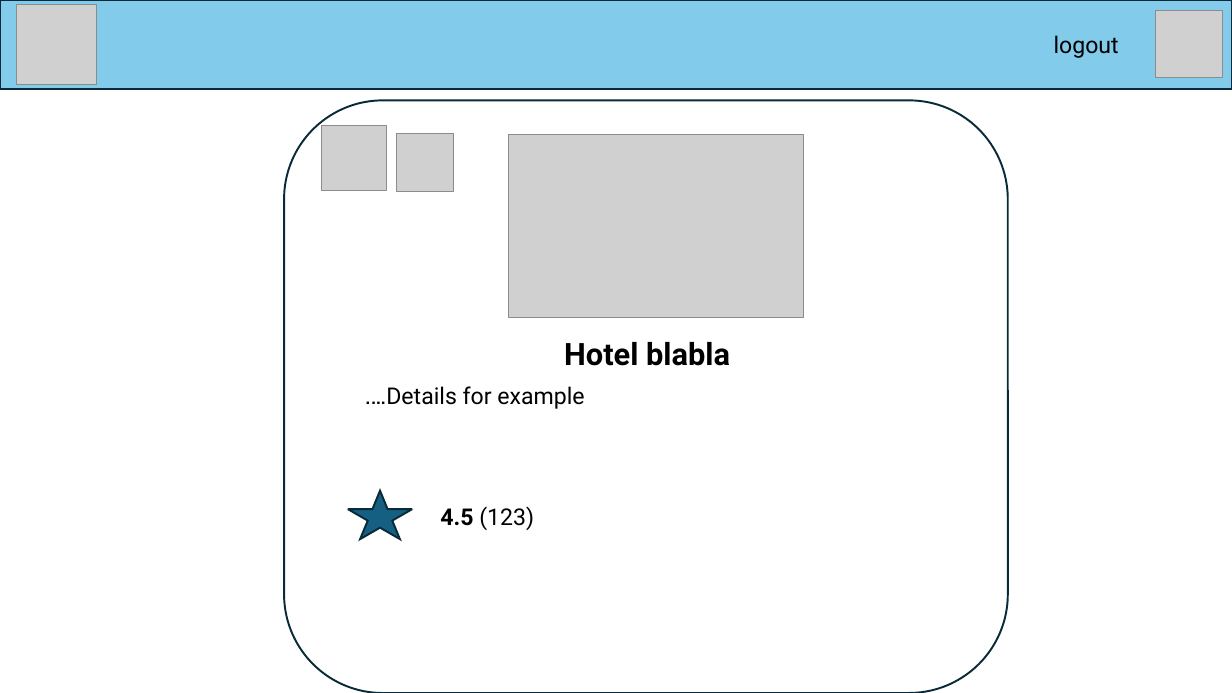
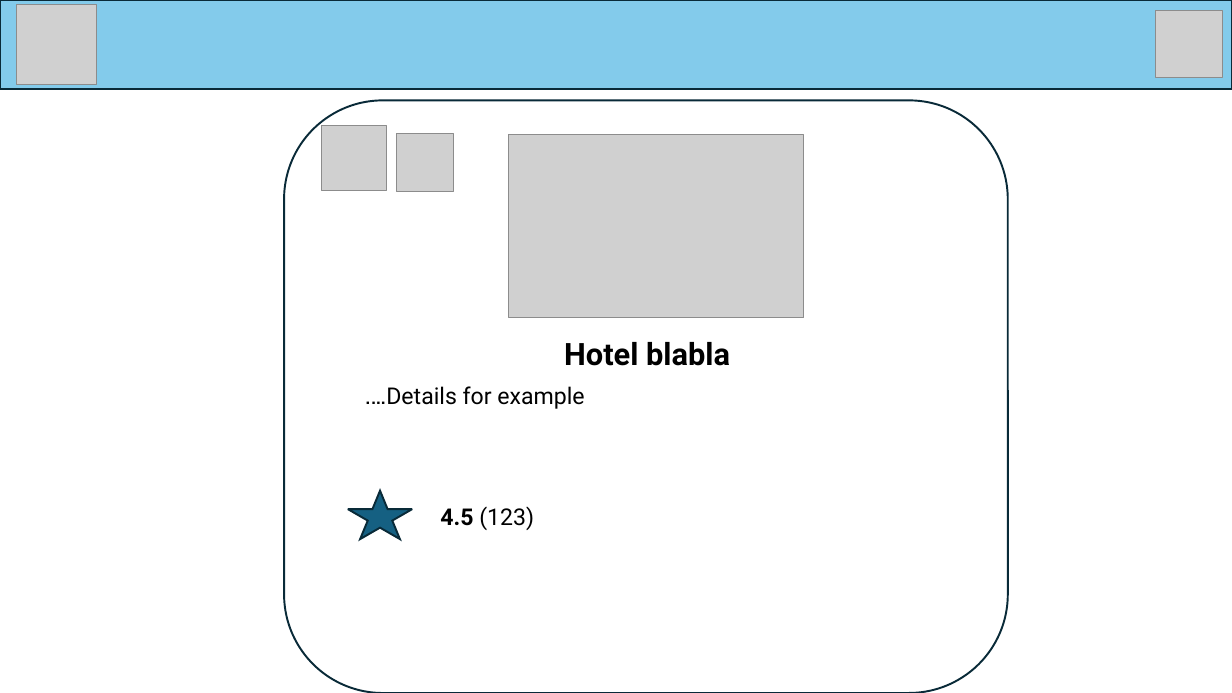
Before and after one commit to ptubul/vacapp, a slide deck: slide 12 of sprint1.pptx (slide 10 before the commit). Drawn at 1232x693 pixels with LibreOffice and Linux fonts; fonts in the diff are those of the drawing; grey boxes stand for pictures. Boxes give left, top, right and bottom in pixels: in the first picture for what was removed or moved away, otherwise in the second. Text is boxed around its words. In the diff, an @@ line names an element or a change of style, - is before the commit and + after.

```diff
--- a/sprint1.pptx
+++ b/sprint1.pptx
@@ text removed at <box>1054,35,1119,58</box> @@
-logout
```
Also in this commit, not shown: 6 other slides changed, 3 slides added, 1 slide removed.
